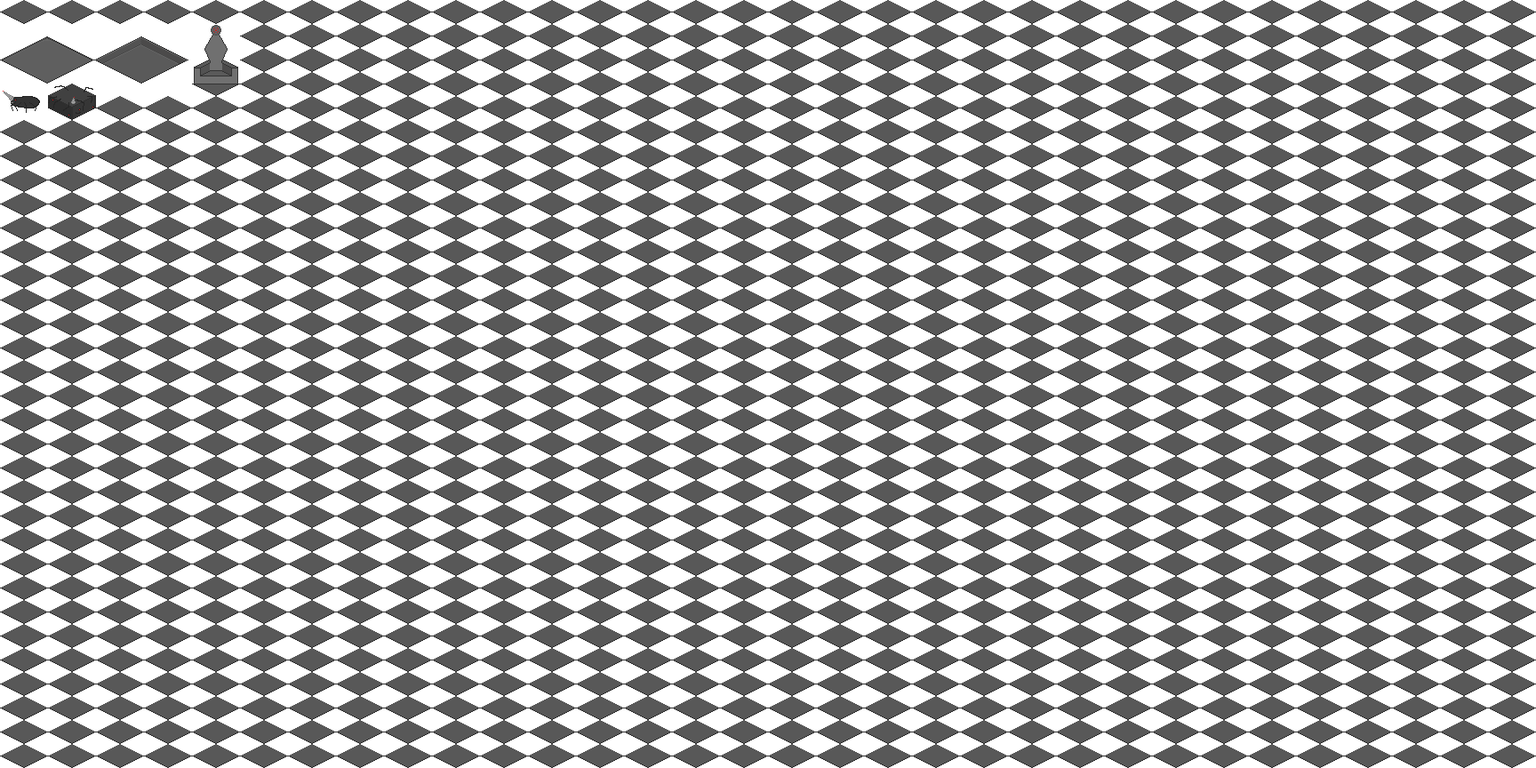
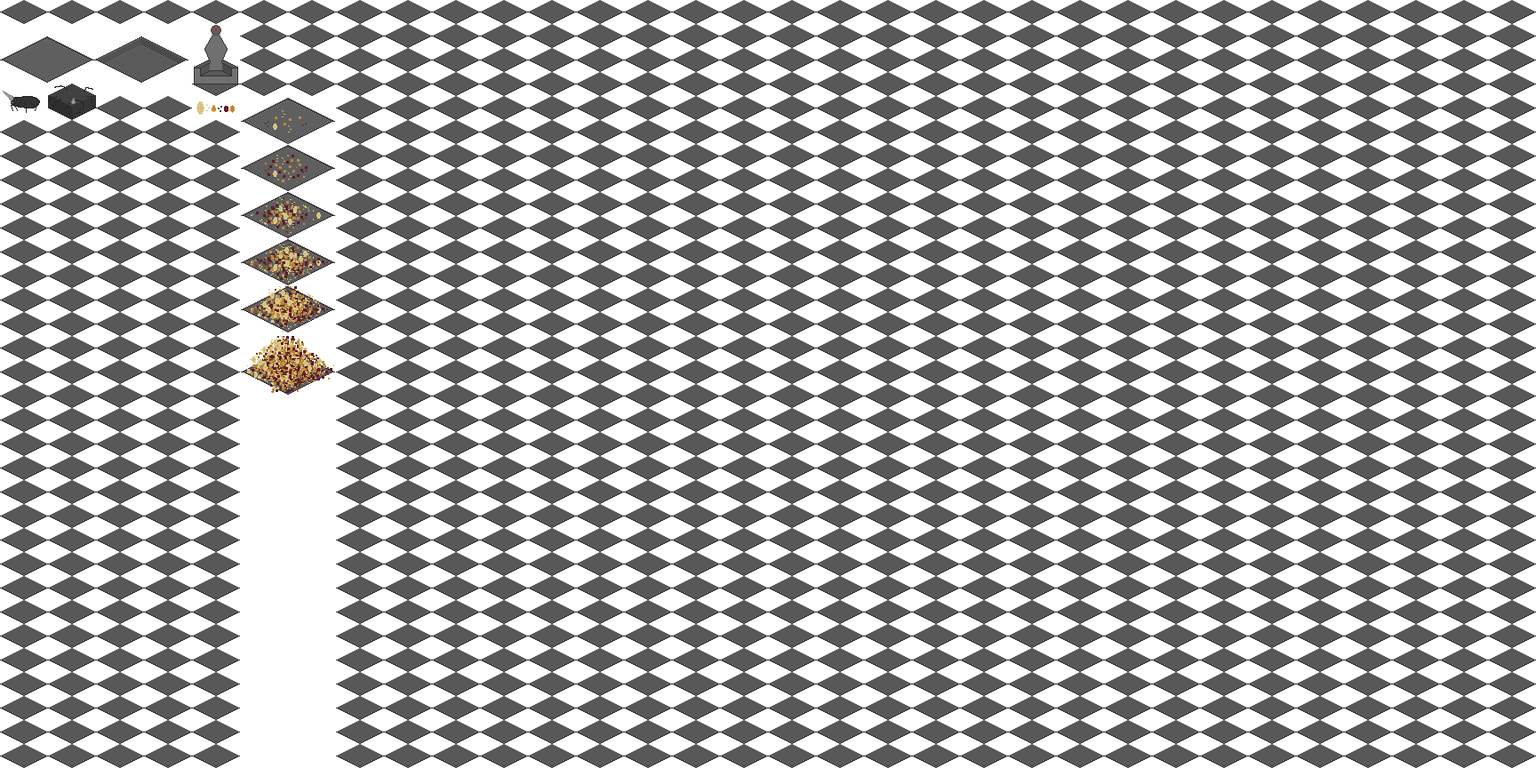
Revision of a layered 1536 × 768 image; what changed, layer by layer:
painted on "Background" over [1, 59, 336, 768]
